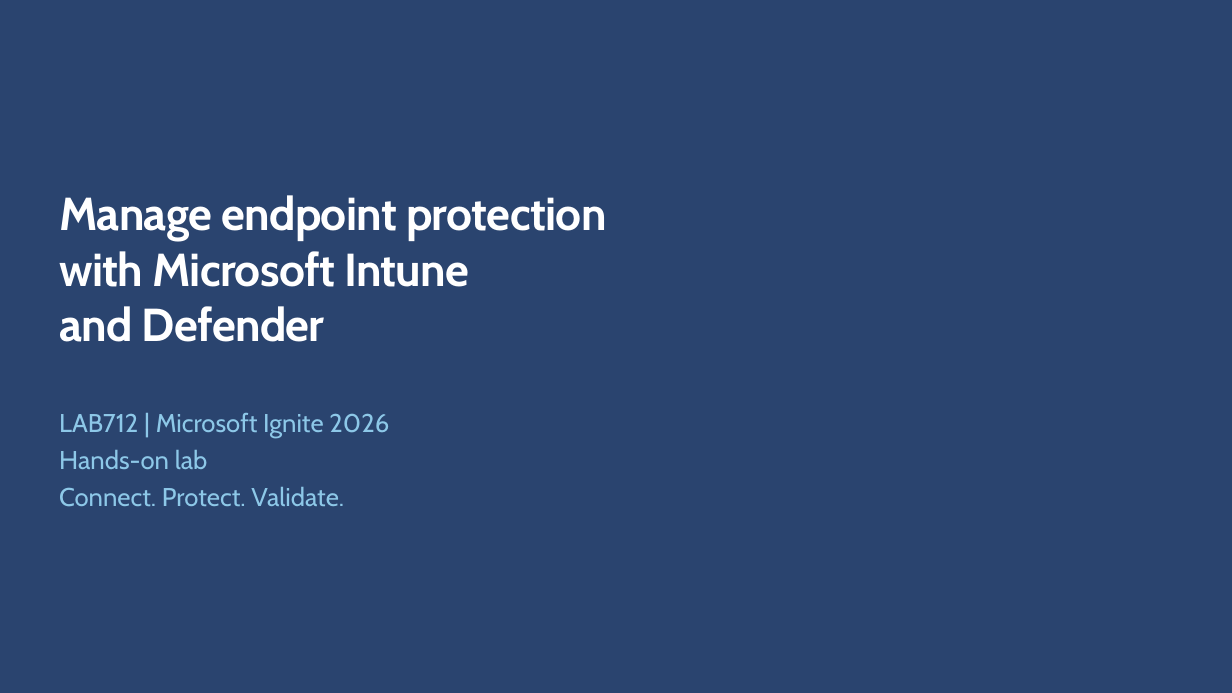
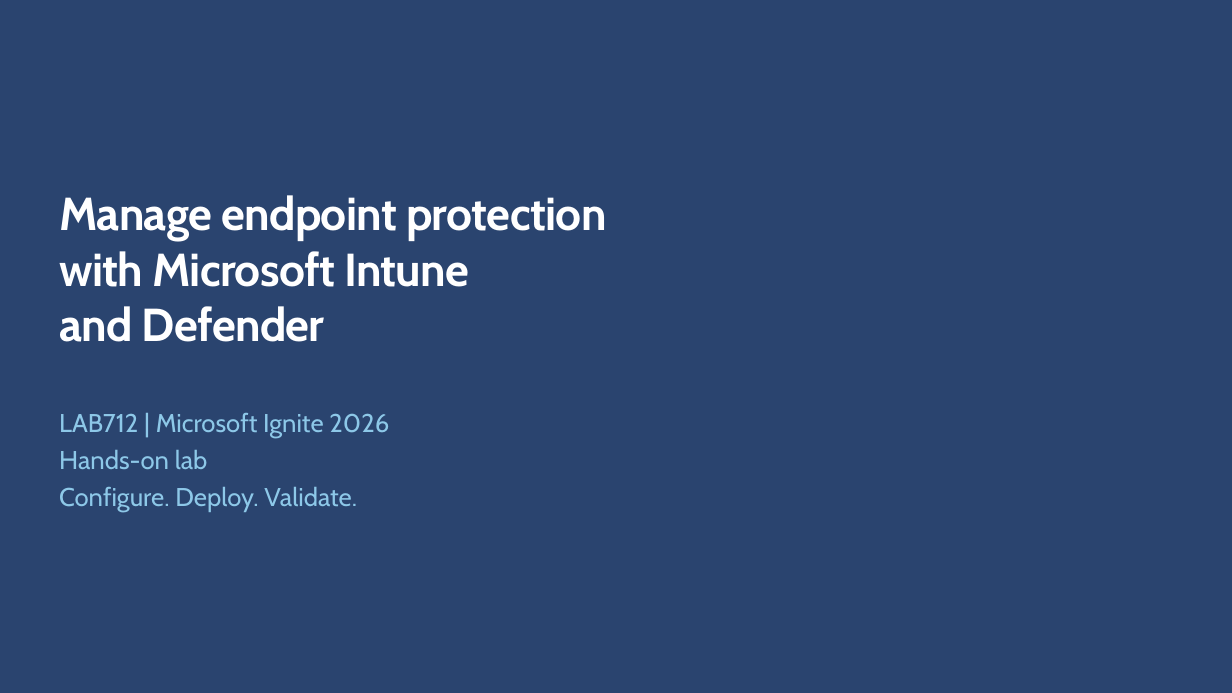
Before and after one commit to microsoft/ignite26-LAB712, a slide deck: slide 1 of docs/slides/LAB712-context-Ignite-2026.pptx. Drawn at 1232x693 pixels with LibreOffice and Linux fonts; fonts in the diff are those of the drawing; background and template pictures are left out. Boxes give left, top, right and bottom in pixels: in the first picture for what was removed or moved away, otherwise in the second. Text is boxed around its words. In the diff, an @@ line names an element or a change of style, - is before the commit and + after.

```diff
--- a/docs/slides/LAB712-context-Ignite-2026.pptx
+++ b/docs/slides/LAB712-context-Ignite-2026.pptx
@@ text at <box>59,487,357,512</box>: text changed @@
-Connect. Protect. Validate.
+Configure. Deploy. Validate.
```
Also in this commit, not shown: 1 other slide changed, 7 other files.
